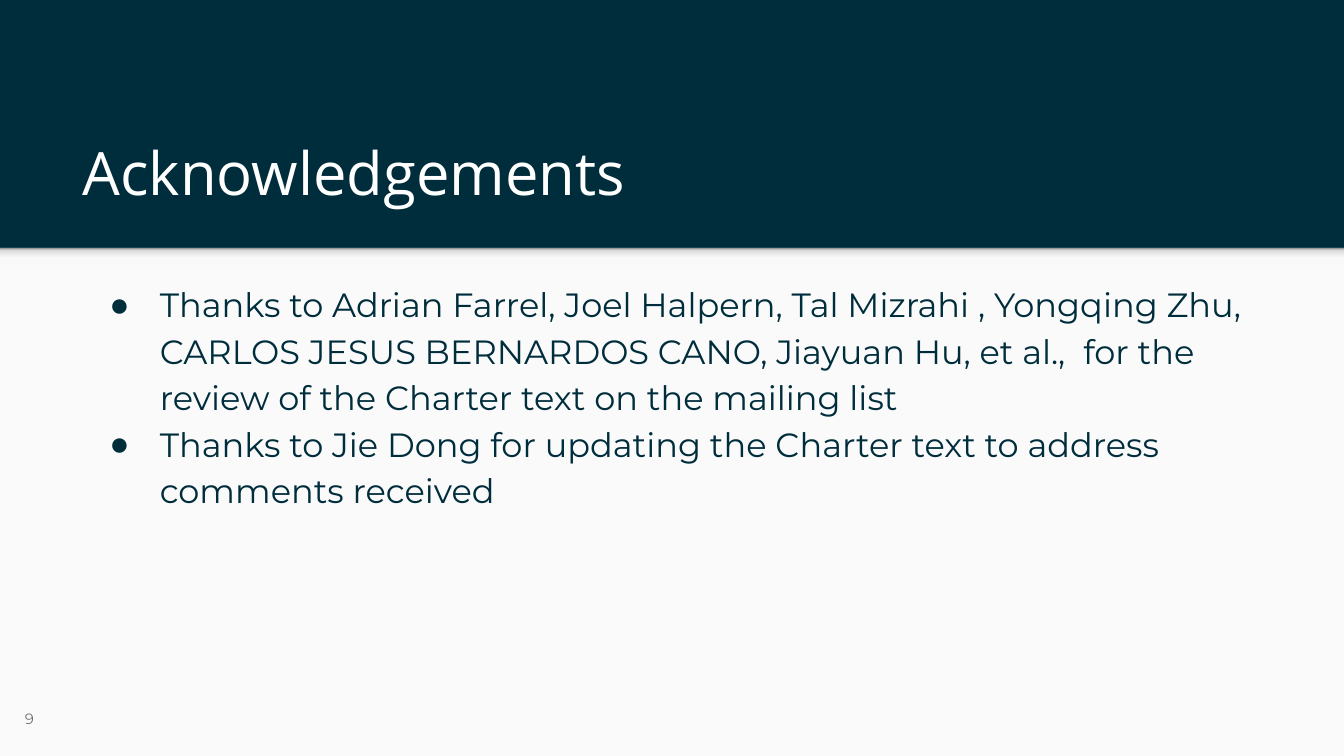
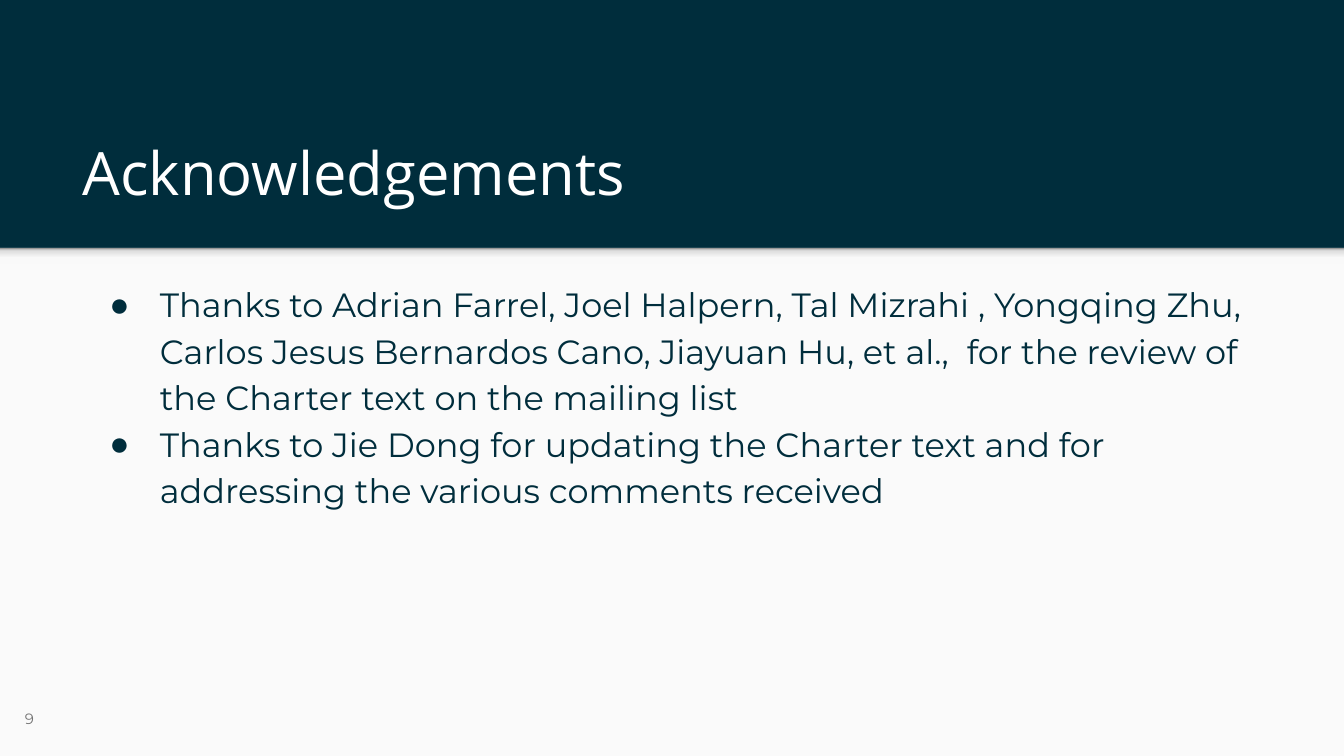
Before and after one commit to Yingzhen-ietf/FANN-charter, a slide deck: slide 9 of ietf-125-fann-slides-v0.pptx. Drawn at 1344x756 pixels with LibreOffice and Linux fonts; fonts in the diff are those of the drawing; background and template pictures are left out. Boxes give left, top, right and bottom in pixels: in the first picture for what was removed or moved away, otherwise in the second. Text is boxed around its words. In the diff, an @@ line names an element or a change of style, - is before the commit and + after.

Commit message:
Add files via upload
Minor nits

```diff
--- a/ietf-125-fann-slides-v0.pptx
+++ b/ietf-125-fann-slides-v0.pptx
@@ text at [160,292,1241,510]: text changed @@
-● Thanks to Adrian Farrel, Joel Halpern, Tal Mizrahi , Yongqing Zhu, CARLOS JESUS BERNARDOS CANO, Jiayuan Hu, et al., for the review of the Charter text on the mailing list
-● Thanks to Jie Dong for updating the Charter text to address comments received
+● Thanks to Adrian Farrel, Joel Halpern, Tal Mizrahi , Yongqing Zhu, Carlos Jesus Bernardos Cano, Jiayuan Hu, et al., for the review of the Charter text on the mailing list
+● Thanks to Jie Dong for updating the Charter text and for addressing the various comments received
```
